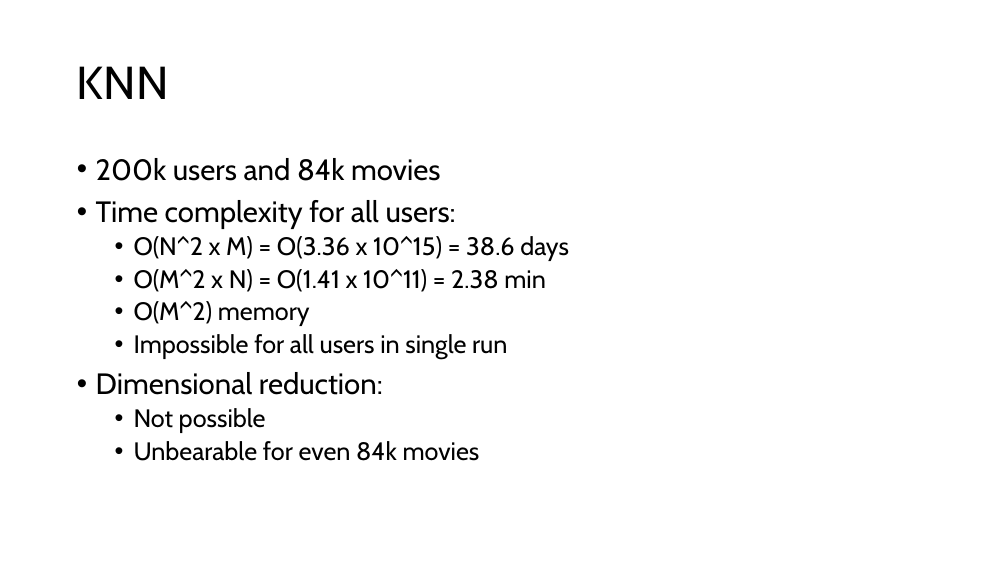
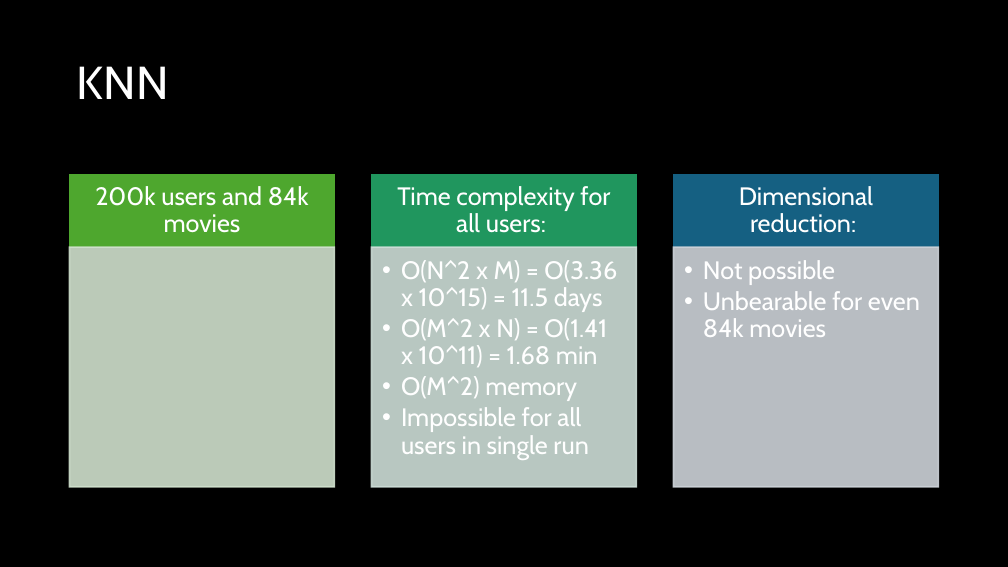
Before and after one commit to Peeyush4/MSML651-PySpark-Movie-Recommendation, a slide deck: slide 18 of Recommendation System using PySpark.pptx (slide 7 before the commit). Drawn at 1008x567 pixels with LibreOffice and Linux fonts; fonts in the diff are those of the drawing; background and template pictures are left out. Boxes give left, top, right and bottom in pixels: in the first picture for what was removed or moved away, otherwise in the second. Text is boxed around its words. In the diff, an @@ line names an element or a change of style, - is before the commit and + after.

```diff
--- a/Recommendation System using PySpark.pptx
+++ b/Recommendation System using PySpark.pptx
@@ background #FFFFFF to picture (left out) @@
@@ title "KNN" at [77,66,169,99]: text colour #000000 to #FFFFFF @@
@@ text "O(N^2 x M) = O(3.36 ...": place and size @@
-text "O(N^2 x M) = O(3.36 ..." at [96,158,569,461]
+text "O(N^2 x M) = O(3.36 ..." at [401,260,617,460]
@@ text at [401,260,617,367]: text changed; text colour #000000 to #FFFFFF @@
-• 200k users and 84k movies
-• Time complexity for all users:
-  • O(N^2 x M) = O(3.36 x 10^15) = 38.6 days
-  • O(M^2 x N) = O(1.41 x 10^11) = 2.38 min
+  • O(N^2 x M) = O(3.36 x 10^15) = 11.5 days
+  • O(M^2 x N) = O(1.41 x 10^11) = 1.68 min
@@ group added at [70,175,938,487]: 6 rectangles, 4 texts @@
+200k users and 84k movies
+Time complexity for all users:
+Dimensional reduction:
+  • Not possible
+  • Unbearable for even 84k movies
@@ text at [96,372,480,461]: paragraphs removed @@
-• Dimensional reduction:
-  • Not possible
-  • Unbearable for even 84k movies
@@ text at [401,376,588,460]: text colour #000000 to #FFFFFF in "O(M^2) memory", "Impossible for all users in single run"; indent changed; less space between paragraphs @@
```
Also in this commit, not shown: 5 other slides changed, 21 slides added, 3 slides removed, 1 other file.
